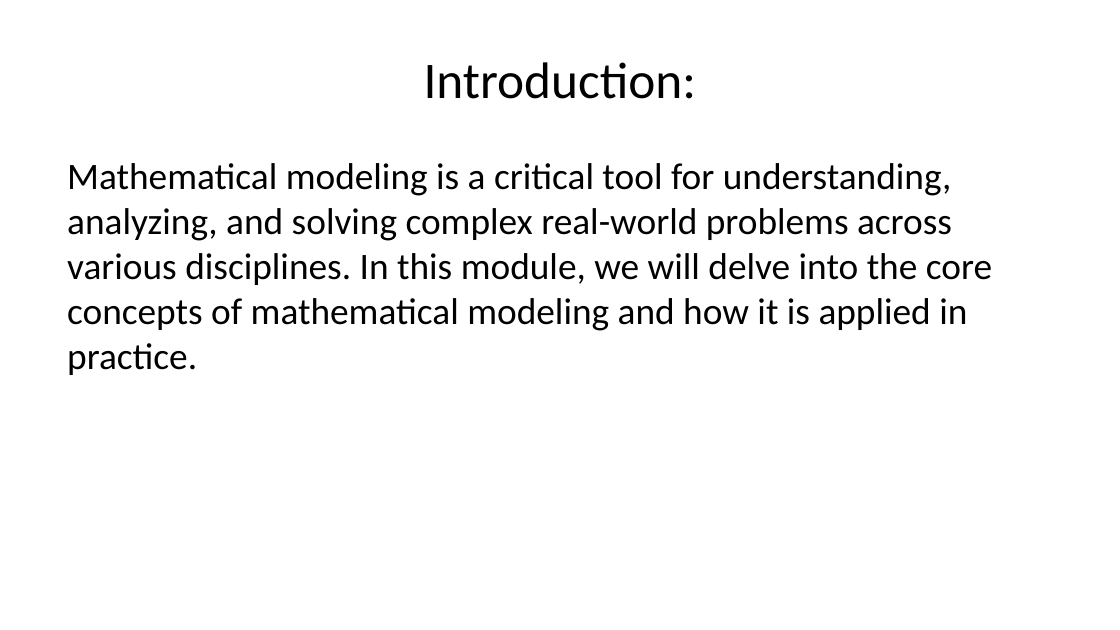
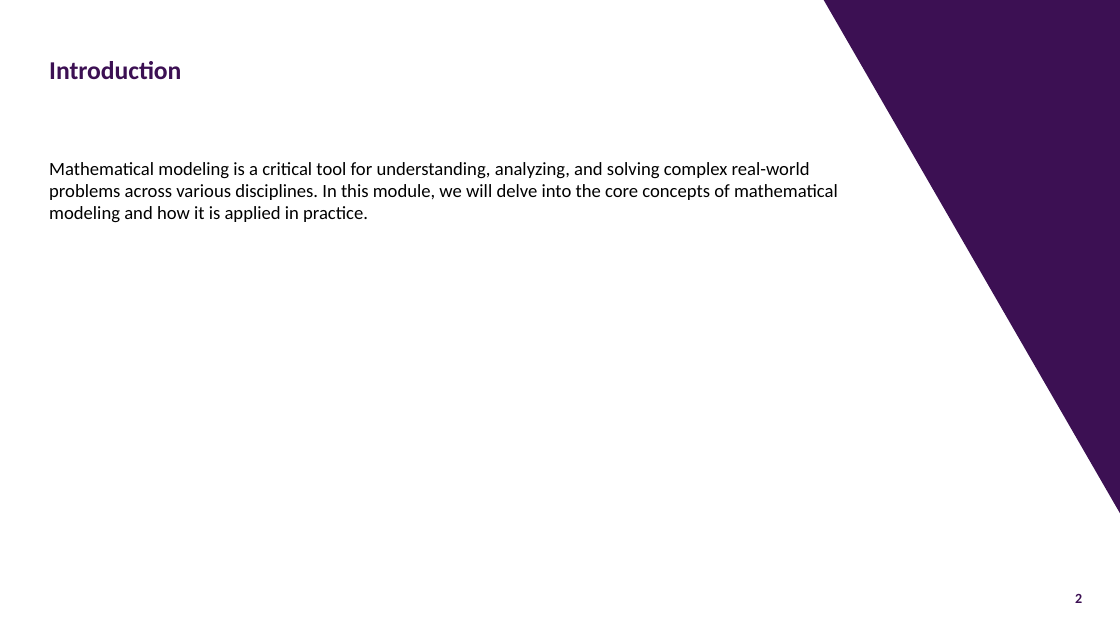
Before and after one commit to joe-alcantara/FP041, a slide deck: slide 2 of Week3d.pptx. Drawn at 1120x630 pixels with LibreOffice and Linux fonts; fonts in the diff are those of the drawing; background and template pictures are left out. Boxes give left, top, right and bottom in pixels: in the first picture for what was removed or moved away, otherwise in the second. Text is boxed around its words. In the diff, an @@ line names an element or a change of style, - is before the commit and + after.

```diff
--- a/Week3d.pptx
+++ b/Week3d.pptx
@@ right triangle added at (823,0,1120,513), fill #3C1053 @@
@@ title "Introduction" at (49,61,181,79): vertical alignment middle to bottom @@
@@ title at (49,61,181,79): text changed; size 33 to 16.5 pt; text colour #000000 to #3C1053; bold on @@
-Introduction:
+Introduction
@@ text "Mathematical modeling is a critical ...": place and size @@
-text "Mathematical modeling is a critical ..." at (67,163,992,375)
+text "Mathematical modeling is a critical ..." at (49,162,838,223)
@@ text "Mathematical modeling is a critical ..." at (49,162,838,223): size 24 to 12 pt; more space between paragraphs @@
@@ page number added at (1075,594,1082,603), 9 pt, text #3C1053, bold @@
+2
```
Also in this commit, not shown: 18 other slides changed, 3 slides added, 2 slides removed.
